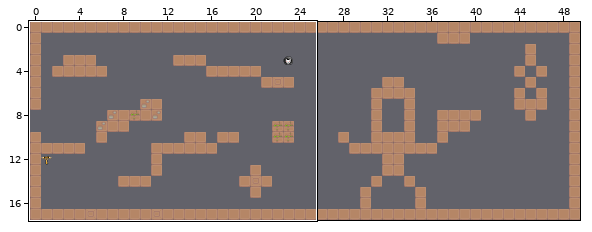
Two states of a Tiled map (JSON), felipepb/shae/assets/game/tilemaps/maps/collision_test.json. Above: a wide view before the commit, with the close-up outlined.
Close-up. Before the edit:
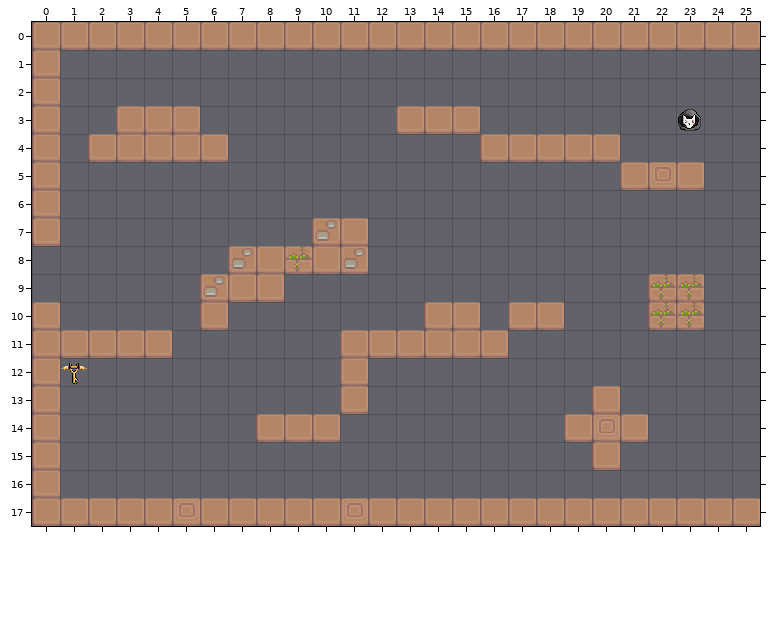
Cells are 32x32 px. Shown: x 0..25, y 0..17. The commit also changed other parts of the map, which this record leaves out.
The same view after the edit:
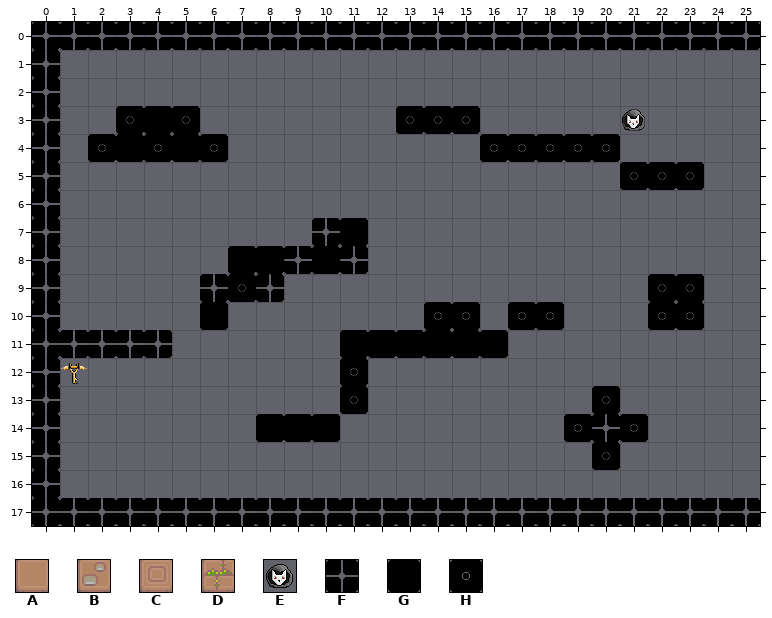
Key: from "ground_1x1": A 0, B 4, C 8, D 10; from "spawn_point": E 0; from "walls_tileset": F 0, G 1, H 2.
_ is an empty cell, . an unchanged one.
Objects are placed by their top-left corner, in cells (3,4 is the top-left corner of cell 3,4); size is 1x1 cell unless given.
Change:
--- layer "walls"
@@ x 0..25 @@
- 0 AAAAAAAAAAAAAAAAAAAAAAAAAA
- 1 A.........................
- 2 A.........................
- 3 A..AAA.......AAA..........
- 4 A.AAAAA.........AAAAA.....
- 5 A....................ACA..
- 6 A.........................
- 7 A.........BA..............
- 8 _......BADAB..............
- 9 _.....BAA.............DD..
-10 A.....A.......AA.AA...DD..
-11 AAAAA......AAAAAA.........
-12 A..........A..............
-13 A..........A........A.....
-14 A.......AAA........ACA....
-15 A...................A.....
-16 A.........................
-17 AAAAACAAAAACAAAAAAAAAAAAAA
+ 0 FFFFFFFFFFFFFFFFFFFFFFFFFF
+ 1 F.........................
+ 2 F.........................
+ 3 F..HGH.......HHH..........
+ 4 F.HGHGH.........HHHHH.....
+ 5 F....................HHH..
+ 6 F.........................
+ 7 F.........FG..............
+ 8 F......GGFGF..............
+ 9 F.....FHF.............HH..
+10 F.....G.......HH.HH...HH..
+11 FFFFF......GGGGGG.........
+12 F..........H..............
+13 F..........H........H.....
+14 F.......GGG........HFH....
+15 F...................H.....
+16 F.........................
+17 FFFFFFFFFFFFFFFFFFFFFFFFFF
--- layer "spawn_points"
+E "player-sp" at 21,3
-E at 23,3
Boxes around the changes in both close-ups, in picture pixels (x1, y1, x2, y2):
changed: (32, 22, 760, 526)
